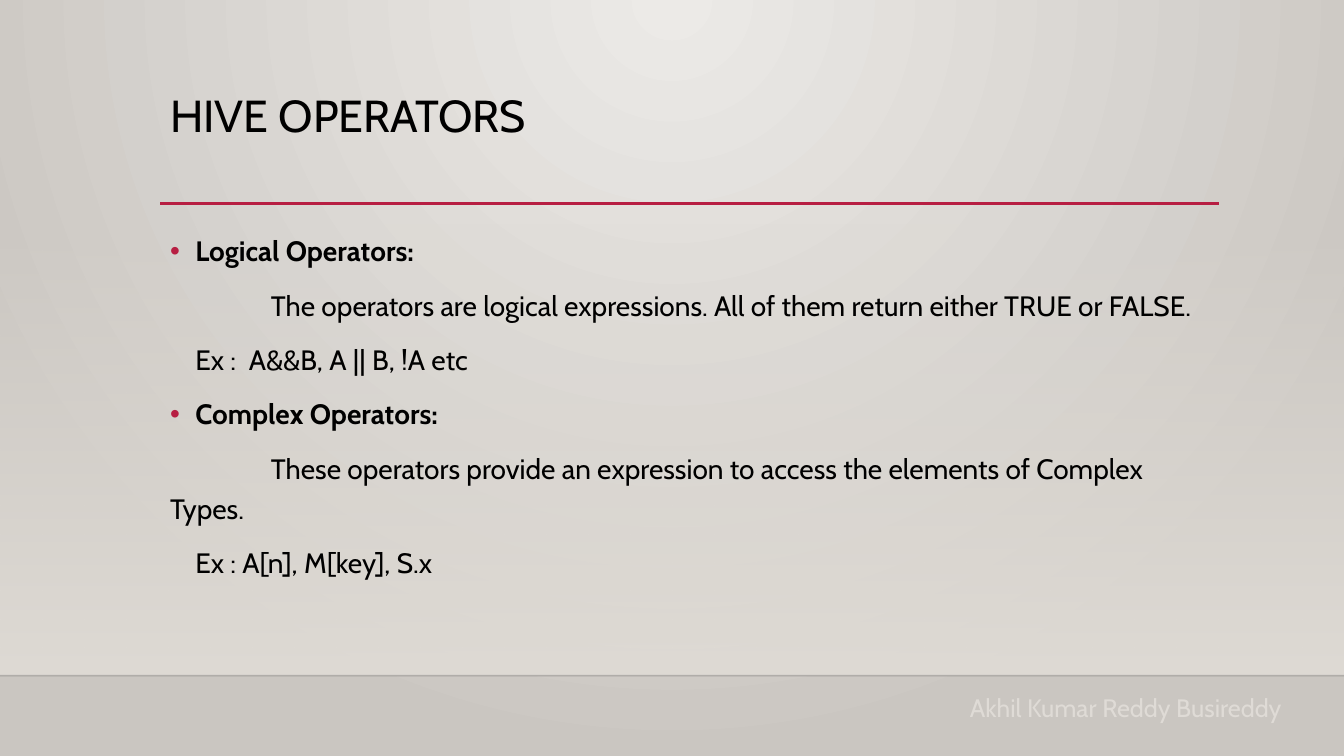
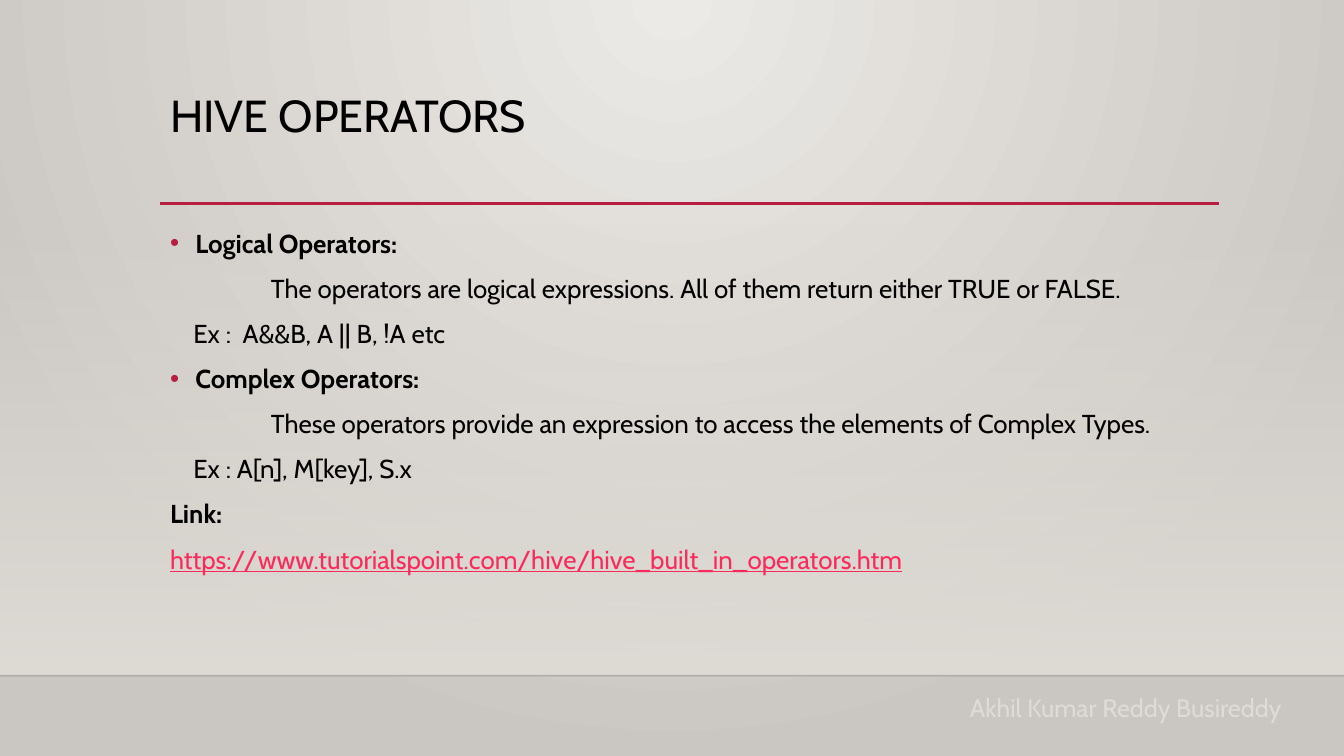
Before and after one commit to anveshrokanlawar/workshop-hive, a slide deck: slide 16 of Hive presentation.pptx. Drawn at 1344x756 pixels with LibreOffice and Linux fonts; fonts in the diff are those of the drawing; background and template pictures are left out. Boxes give left, top, right and bottom in pixels: in the first picture for what was removed or moved away, otherwise in the second. Text is boxed around its words. In the diff, an @@ line names an element or a change of style, - is before the commit and + after.

Commit message:
updated ppt

```diff
--- a/Hive presentation.pptx
+++ b/Hive presentation.pptx
@@ text at bbox=[193, 233, 1150, 484]: size 20 to 18.5 pt in "Logical Operators:", "The operators are logical expressions. All of ...", "Ex : A&&B, A || B, !A ...", "Complex Operators:" and 2 more places; line spacing 1.2 to 1 @@
@@ text at bbox=[170, 503, 902, 574]: paragraphs added @@
+Link:
+https://www.tutorialspoint.com/hive/hive_built_in_operators.htm
```
Also in this commit, not shown: 1 other slide changed.
